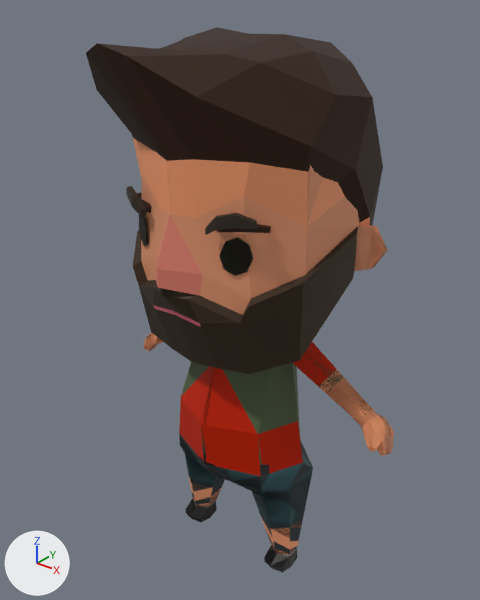
Renders of the Blender file assets/models/characters/avatars.blend from each side of a commit.
Both versions are drawn from a 50 mm lens placed at (14.0, -17.4, 22.6), pointed at (-0.4, 0.6, 11.4). The lights are fixed; the arrows at lower left show +X, +Y and +Z.

Names of what the first picture shows: 'alex', 'milo'.
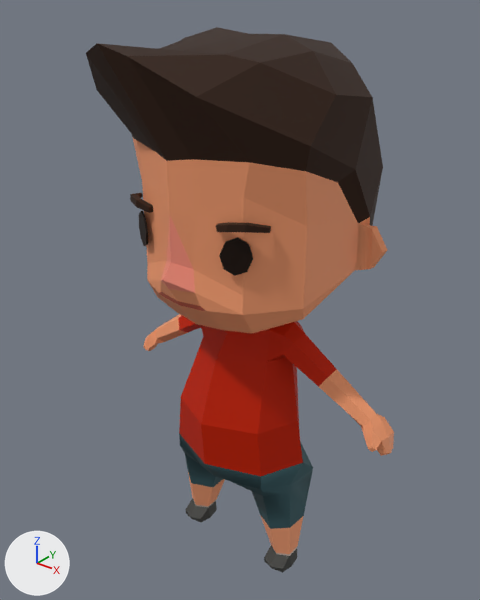
Boxes [x1, y1, x2, y2] around the edits, measured in the pictures (480 x 600 px):
'alex', hidden: before [126, 165, 394, 573]

The change, as a list of edits to the scene's bpy script:
```text
Change ob_alex:
    add ob_alex.hide_set(True)
```
